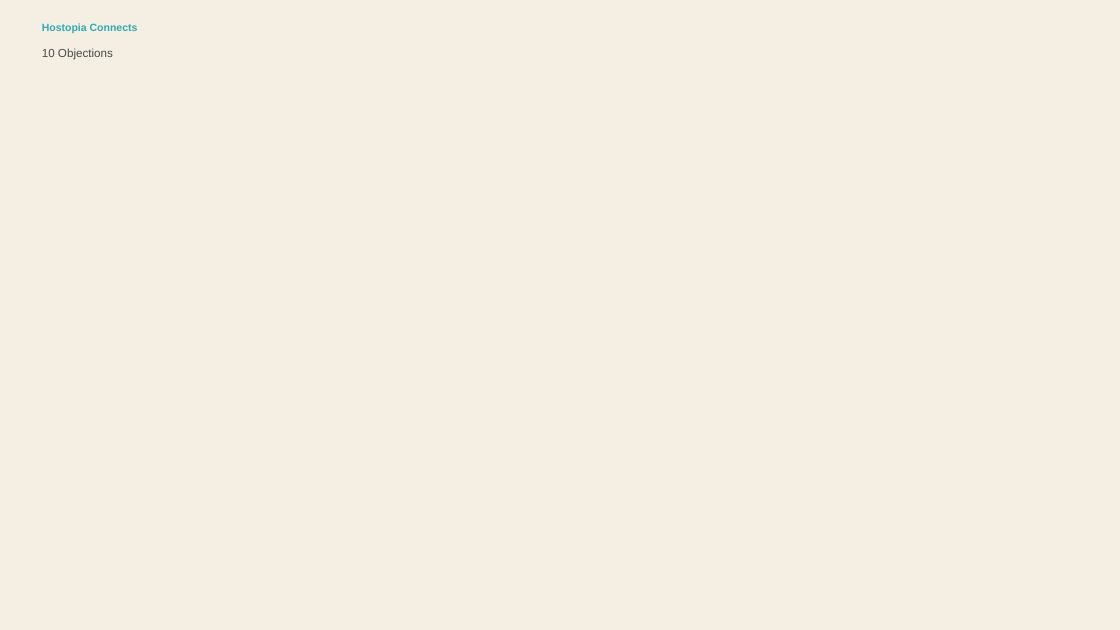
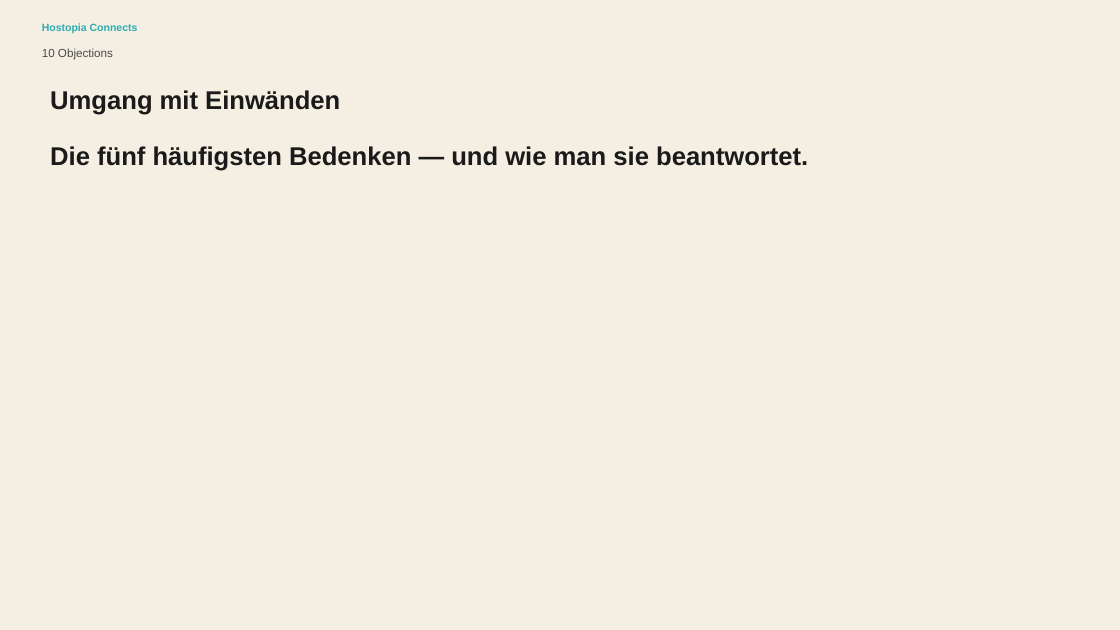
Before and after one commit to ginocardenas-cpu/hostopiaconnects, a slide deck: slide 10 of public/assets/editable/professional-logo-design-sales-presentation-2/de/Professional Logo Design Sales Presentation - de.pptx. Drawn at 1120x630 pixels with LibreOffice and Linux fonts; fonts in the diff are those of the drawing. Boxes give left, top, right and bottom in pixels: in the first picture for what was removed or moved away, otherwise in the second. Text is boxed around its words. In the diff, an @@ line names an element or a change of style, - is before the commit and + after.

```diff
--- a/public/assets/editable/professional-logo-design-sales-presentation-2/de/Professional Logo Design Sales Presentation - de.pptx
+++ b/public/assets/editable/professional-logo-design-sales-presentation-2/de/Professional Logo Design Sales Presentation - de.pptx
@@ text added at (50,90,340,115), 22 pt, text #1A1A1A, bold @@
+Umgang mit Einwänden
@@ text added at (50,146,808,171), 22 pt, text #1A1A1A, bold @@
+Die fünf häufigsten Bedenken — und wie man sie beantwortet.
```
Also in this commit, not shown: 12 other slides changed, 37 other files.
